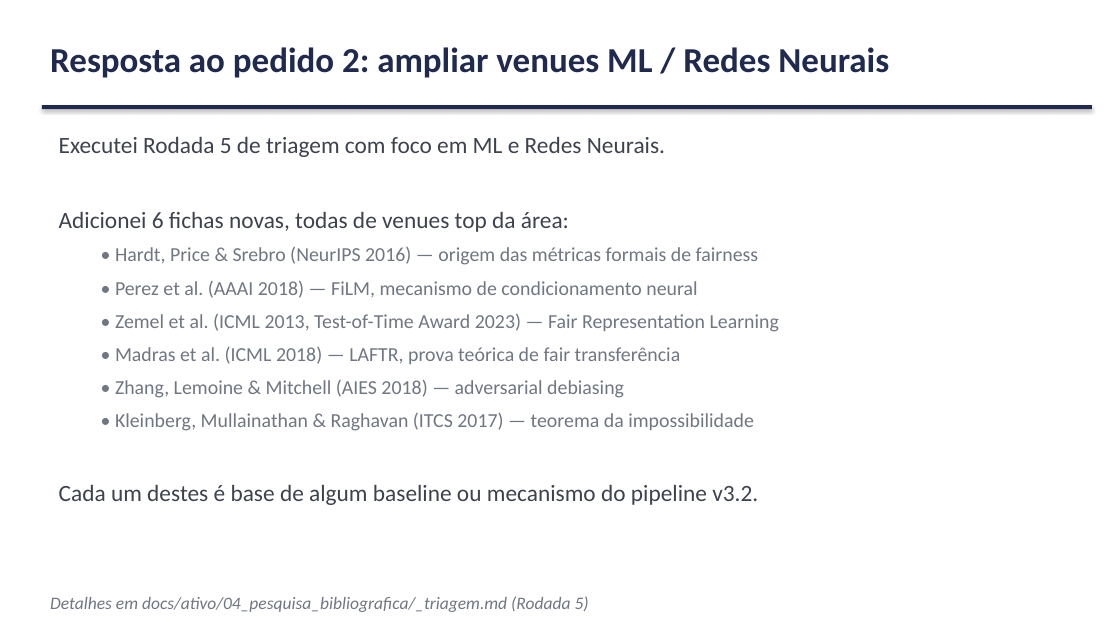
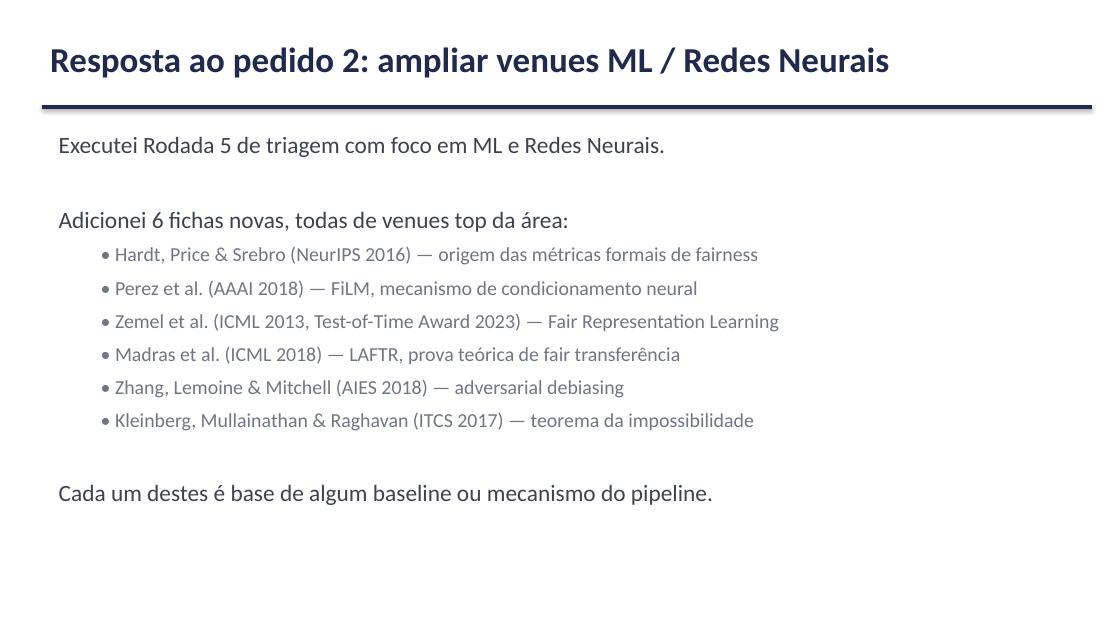
Before and after one commit to marcellozzetti/Facial-Recognition-Models-Mitigating-Bias, a slide deck: slide 8 of docs/ativo/material_reuniao_orientador_v3.2.1.pptx. Drawn at 1120x630 pixels with LibreOffice and Linux fonts; fonts in the diff are those of the drawing. Boxes give left, top, right and bottom in pixels: in the first picture for what was removed or moved away, otherwise in the second. Text is boxed around its words. In the diff, an @@ line names an element or a change of style, - is before the commit and + after.

```diff
--- a/docs/ativo/material_reuniao_orientador_v3.2.1.pptx
+++ b/docs/ativo/material_reuniao_orientador_v3.2.1.pptx
@@ text at (59, 485, 713, 505): text changed @@
-Cada um destes é base de algum baseline ou mecanismo do pipeline v3.2.
+Cada um destes é base de algum baseline ou mecanismo do pipeline.
@@ text removed at (50, 596, 589, 612) @@
-Detalhes em docs/ativo/04_pesquisa_bibliografica/_triagem.md (Rodada 5)
```
Also in this commit, not shown: 15 other slides changed, 1 other file.
